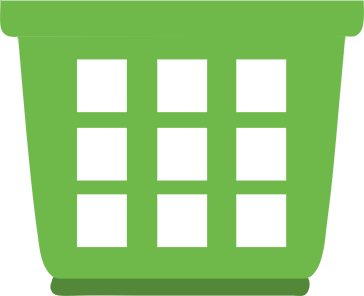
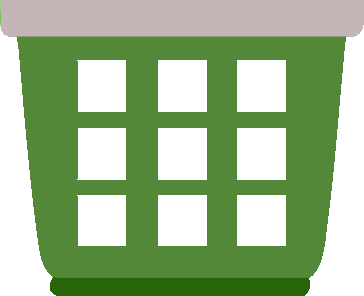
The second 364x296 image is a revision of the first. Changes to its layers:
painted on "Layer 7" over (1, 0, 364, 296)
removed layer "Layer 2" over (17, 35, 346, 279)
removed layer "Layer 8" over (50, 276, 310, 296)
